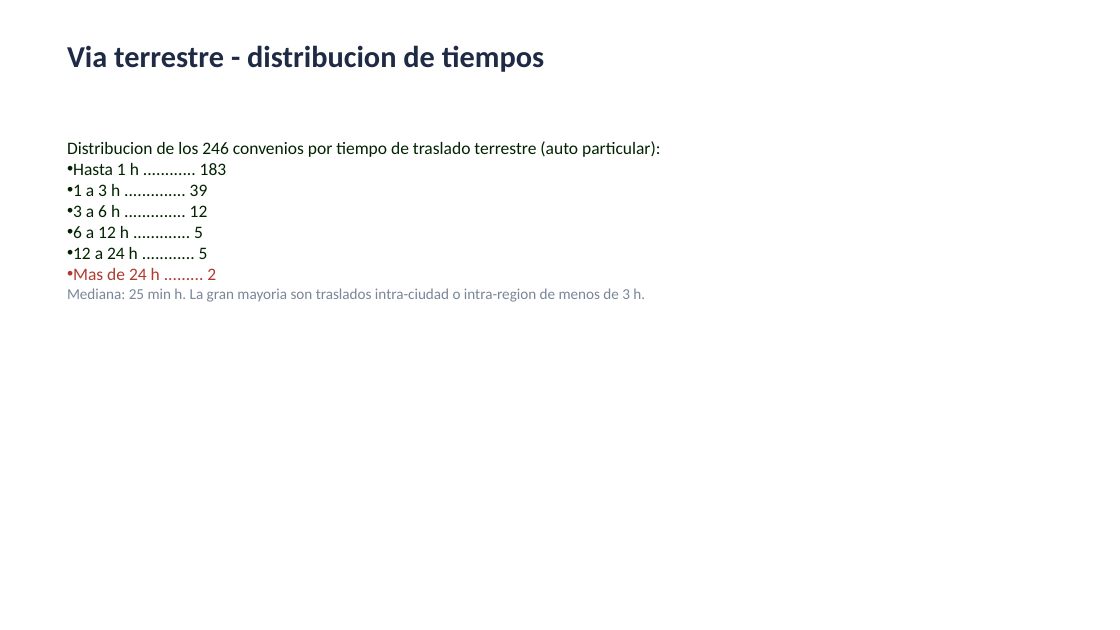
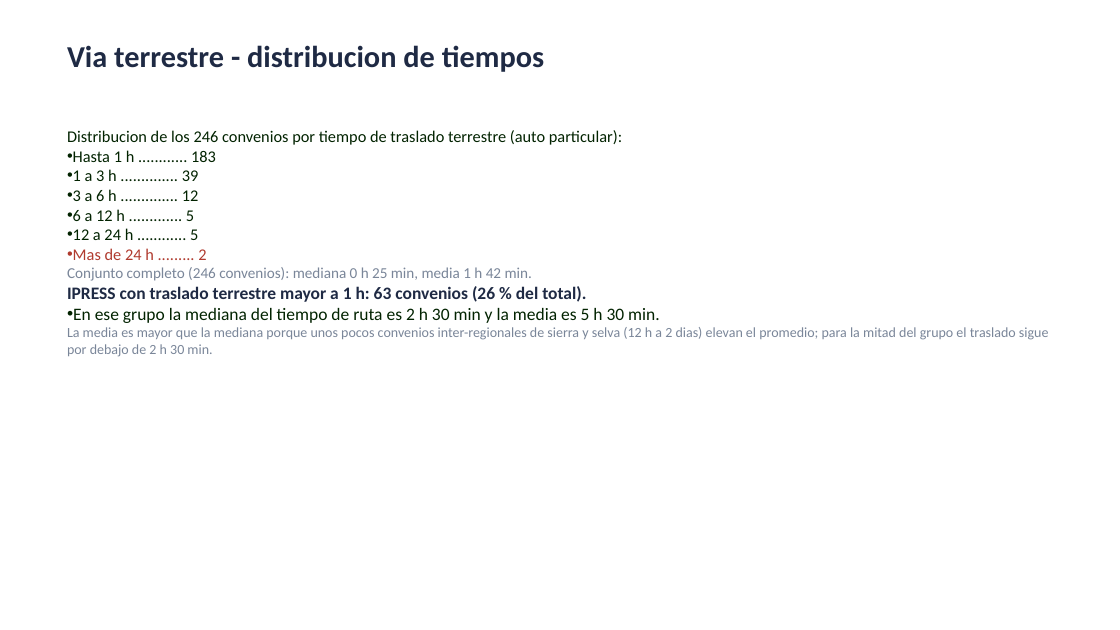
Before and after one commit to rojasarca-code/geolocalizacion-bancos-sangre-diban, a slide deck: slide 3 of datos/Resumen_tiempos_convenios_BS.pptx. Drawn at 1120x630 pixels with LibreOffice and Linux fonts; fonts in the diff are those of the drawing. Boxes give left, top, right and bottom in pixels: in the first picture for what was removed or moved away, otherwise in the second. Text is boxed around its words. In the diff, an @@ line names an element or a change of style, - is before the commit and + after.

```diff
--- a/datos/Resumen_tiempos_convenios_BS.pptx
+++ b/datos/Resumen_tiempos_convenios_BS.pptx
@@ text "Distribucion de los 246 convenios ...": place and size @@
-text "Distribucion de los 246 convenios ..." at (67,141,660,302)
+text "Distribucion de los 246 convenios ..." at (67,130,1049,357)
@@ text at (67,130,622,260): size 15 to 14 pt in "Distribucion de los 246 convenios por tiempo ...", "Hasta 1 h ............ 183", "1 a 3 h .............. 39", "3 a 6 h .............. 12" and 3 more places @@
@@ text at (67,267,1049,357): text changed; size 13 to 12 pt @@
-Mediana: 25 min h. La gran mayoria son traslados intra-ciudad o intra-region de menos de 3 h.
+Conjunto completo (246 convenios): mediana 0 h 25 min, media 1 h 42 min.
+IPRESS con traslado terrestre mayor a 1 h: 63 convenios (26 % del total).
+• En ese grupo la mediana del tiempo de ruta es 2 h 30 min y la media es 5 h 30 min.
+La media es mayor que la mediana porque unos pocos convenios inter-regionales de sierra y selva (12 h a 2 dias) elevan el promedio; para la mitad del grupo el traslado sigue por debajo de 2 h 30 min.
```
Also in this commit, not shown: 2 other slides changed.
